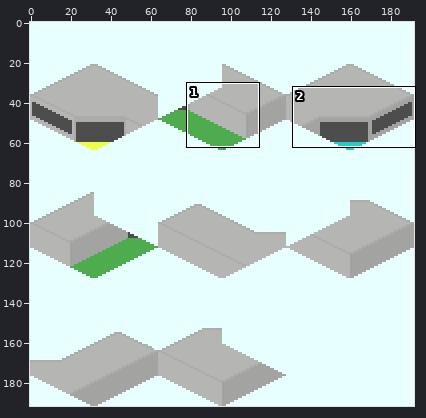
Sprite sheet -- source/png/Simple_Station_Mon-2.png. Above, an overview of the earlier version with the close-up marked.
Close-up. Before the edit:
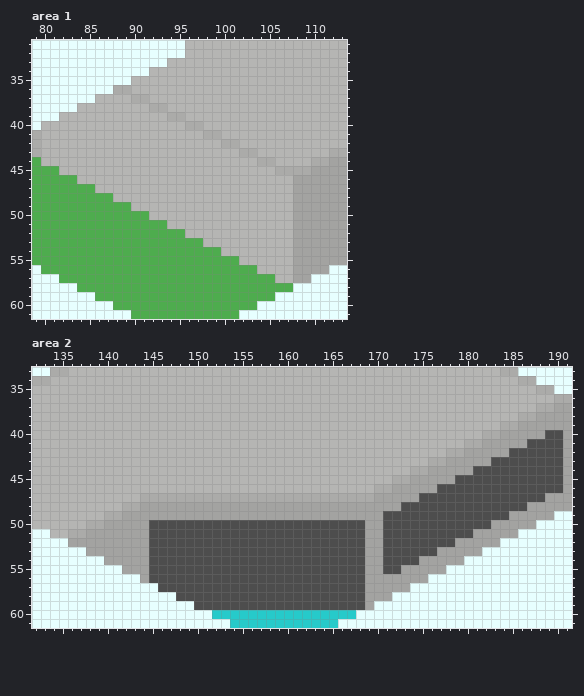
The file is 192x192 pixels. Colours within 5 levels of each other are drawn and written as one. Shown: area 1: x 79..113, y 31..61; area 2: x 132..191, y 33..61. The commit also changed other parts of the picture, which this record leaves out.
Now the later version:
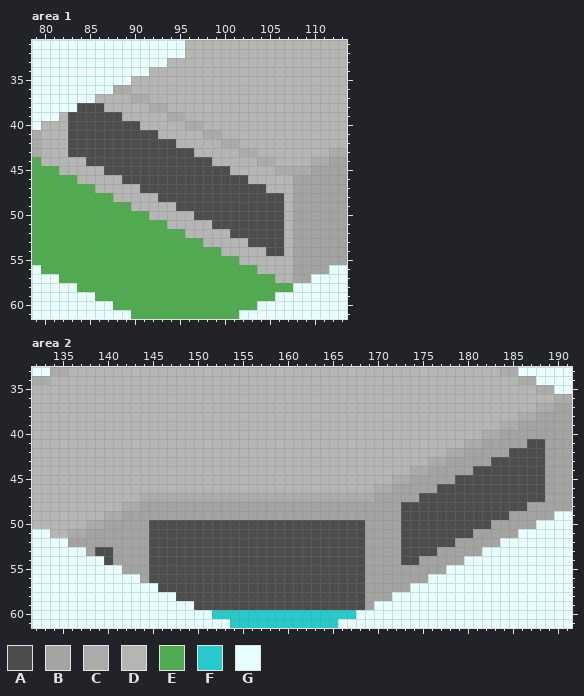
Palette (. is transparent): A #4d4d4d  B #a3a3a1  C #ababa9  D #b5b5b3  E #4eac4e  F #26caca  G #e7ffff
From old to new:
Area 1:
The author changed colour D to colour A in row 38 at x 84 to 86; in row 39 at x 83 to 88; in row 40 at x 83 to 90; in row 41 at x 83 to 92; in row 42 at x 83 to 94; in row 43 at x 83 to 96.
The author changed colour D to colour A in row 44 at x 85 to 98; in row 45 at x 87 to 100; in row 46 at x 89 to 102; in row 47 at x 91 to 104; in row 48 at x 93 to 106; in row 49 at x 95 to 106.
The author changed colour D to colour A in row 50 at x 97 to 106; in row 51 at x 99 to 106; in row 52 at x 101 to 106; in row 53 at x 103 to 106; in row 54 at x 105 to 106.
Area 2:
The author changed colour B to colour A in row 53 at x 139 to 140; in row 54 at x 140.
The author changed colour A to colour B in rows 40 to 46 at x 189 to 190; in rows 49 to 55 at x 171 to 172.
